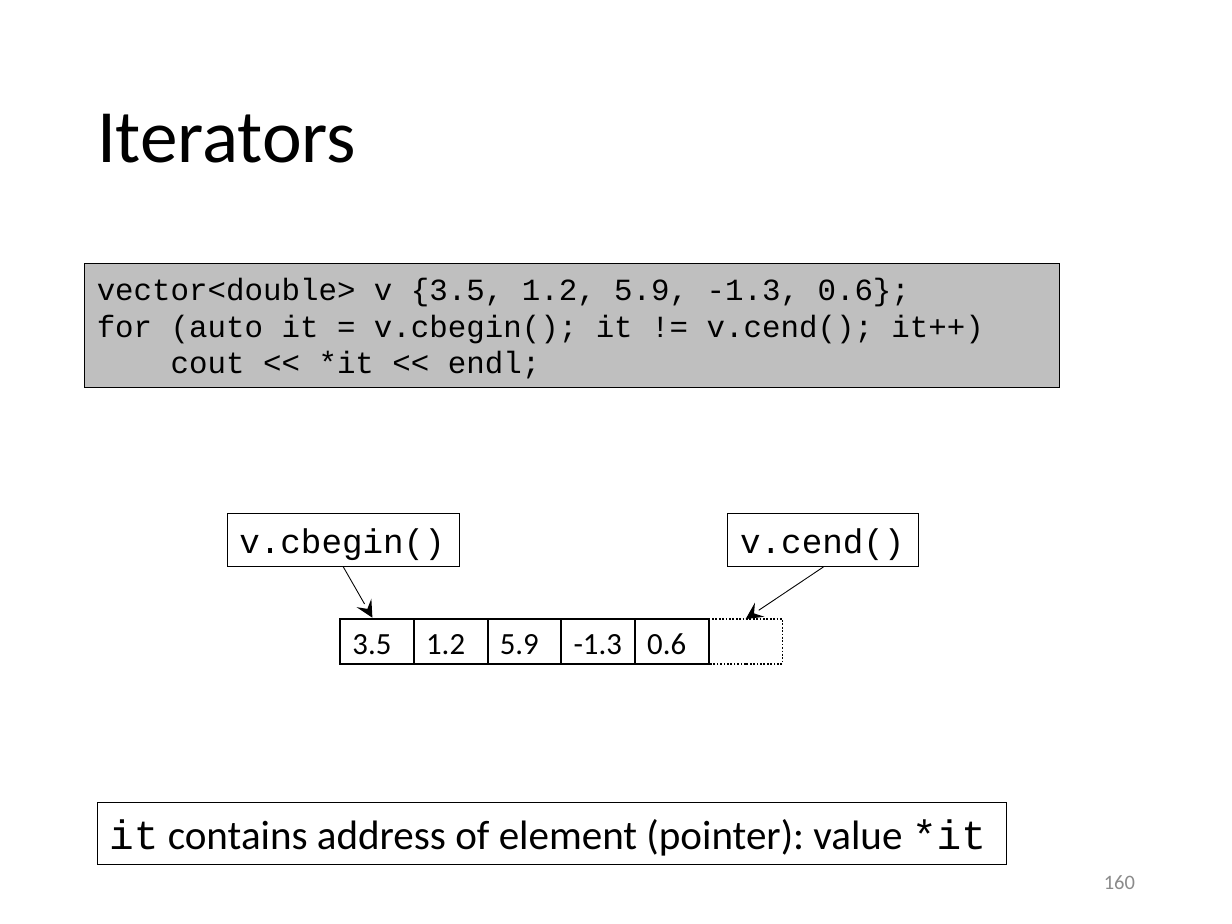
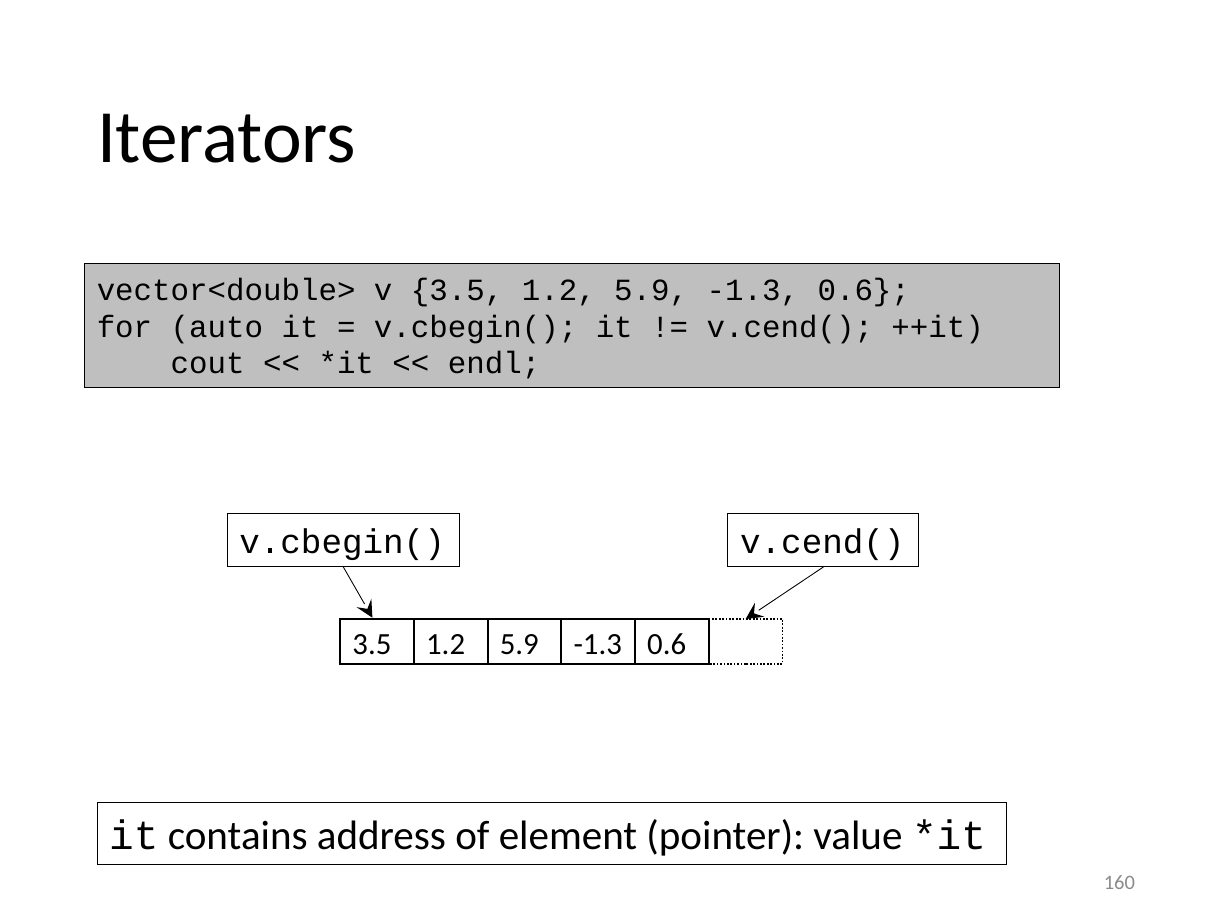
Before and after one commit to gjbex/training-material, a slide deck: slide 160 of CPlusPlus/scientific_cpp.pptx. Drawn at 1232x924 pixels with LibreOffice and Linux fonts; fonts in the diff are those of the drawing. Boxes give left, top, right and bottom in pixels: in the first picture for what was removed or moved away, otherwise in the second. Text is boxed around its words. In the diff, an @@ line names an element or a change of style, - is before the commit and + after.

Commit message:
Fix typos

```diff
--- a/CPlusPlus/scientific_cpp.pptx
+++ b/CPlusPlus/scientific_cpp.pptx
@@ text in rectangle at [97,314,983,344]: text changed @@
-for (auto it = v.cbegin(); it != v.cend(); it++)
+for (auto it = v.cbegin(); it != v.cend(); ++it)
```
Also in this commit, not shown: 2 other slides changed.
